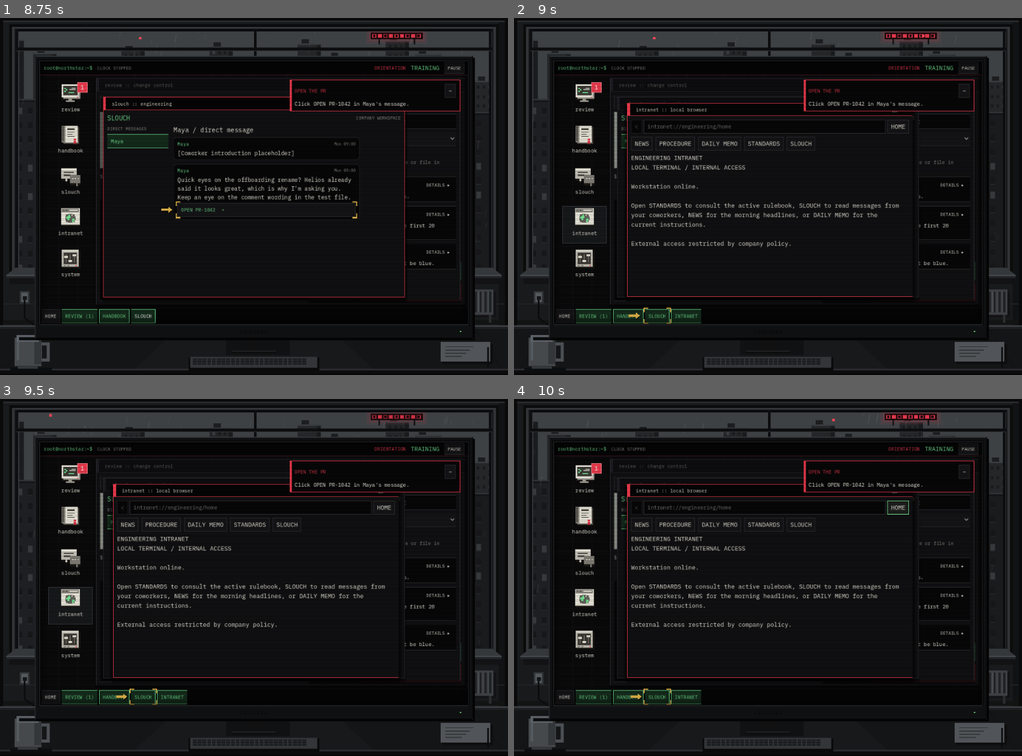
Above: before the commit, frames 1-4 (two rows, left to right).
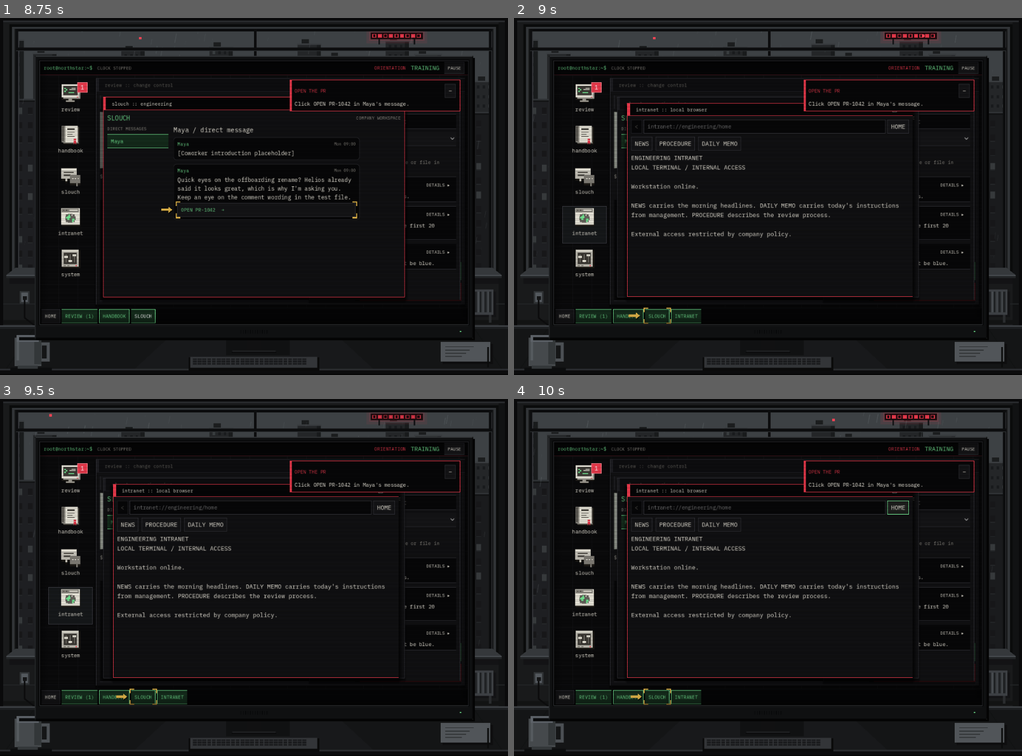
Above: after the commit, the same moments.

Repository: exponent-to/last-review
Game: Godot game, scene res://native/main.tscn
Same seed, same stepped clock (60 frames per second), same inputs: the game is played once before the commit and once after it.
Inputs (mouse positions are in pixels of both pictures, inside the frame that each line leads up to):
- Up to frame 1 (8.75 s): click "New Game" at 0.5 s; click "Slot 1 — Empty" at 1.25 s; click "SKIP [ESC]" at 2 s; click "START ORIENTATION" at 2.75 s; click (71, 100) at 3.52 s; click "NEXT PR →" at 4.25 s; click "NEXT PR →" at 5 s; click (71, 142) at 5.77 s; click "HANDBOOK" at 6.5 s; click (71, 182) at 7.27 s; click "SLOUCH" at 8 s
- Up to frame 2 (9 s): click (585, 225) at 8.77 s
- Up to frame 3 (9.5 s): no input
- Up to frame 4 (10 s): click "HOME" at 9.5 s

Frame 1 is identical in both runs. In frame 2, 1.3% of the frame differs, in the area x 23-76%, y 33-65%; in frame 3, 1.3%; in frame 4, 1.3%.

Commit message:
Keep the intranet to its own pages, without links to desktop apps
Co-Authored-By: Claude Opus 5.5 <noreply@anthropic.com>
Claude-Session: https://claude.ai/code/session_01Toh7NZ5ACNR43vRL3YhDBw

Diff:
--- a/native/interface.gd
+++ b/native/interface.gd
@@ -837,8 +837,6 @@
 	_button(links, "NEWS", _browse.bind("news"))
 	_button(links, "PROCEDURE", _browse.bind("procedure"))
 	_button(links, "DAILY MEMO", _browse.bind("memo"))
-	_button(links, "STANDARDS", _open_app.bind("rules"))
-	_button(links, "SLOUCH", _open_app.bind("chat"))
 	var content: VBoxContainer = _scroll_column(page)
 	_browser_text = _paragraph(content, "", 15)
 	_browser_plain = content.get_parent()
@@ -867,7 +865,7 @@
 		"procedure":
 			_browser_text.text = "REVIEW PROCEDURE\n\nRead the author packet and changed code. Use the standards index to identi …(394 unchanged characters)…
 		_:
-			_browser_text.text = "ENGINEERING INTRANET\nLOCAL TERMINAL / INTERNAL ACCESS\n\nWorkstation online.\n\nOpen STANDARDS to consult the active rulebook, SLOUCH to read messages from your coworkers, NEWS for the morning headlines, or DAILY MEMO for the current instructions.\n\nExternal access restricted by company policy."
+			_browser_text.text = "ENGINEERING INTRANET\nLOCAL TERMINAL / INTERNAL ACCESS\n\nWorkstation online.\n\nNEWS carries the morning headlines. DAILY MEMO carries today's instructions from management. PROCEDURE describes the review process.\n\nExternal access restricted by company policy."
 
 
 func begin_morning() -> void:
--- a/tests/test_interface.gd
+++ b/tests/test_interface.gd
@@ -215,6 +215,8 @@
 	ui._browser_go_back()
 	check(ui._browser_path == "procedure", "Fake browser back must restore the previous local page")
 	check(ui._browser_address.text == "intranet://engineering/procedure", "Fake browser must display a local in-game address")
+	for button: Button in ui._windows.browser.find_children("*", "Button", true, false):
+		check(button.text not in ["STANDARDS", "SLOUCH", "HANDBOOK", "REVIEW", "SYSTEM"], "Intranet pages link only to intranet pages, never to desktop apps")
 	ui._windows["browser"].minimize_window()
 	ui._arrange_windows()
 	ui._show_home()
Not shown, changed: docs/interface.md
